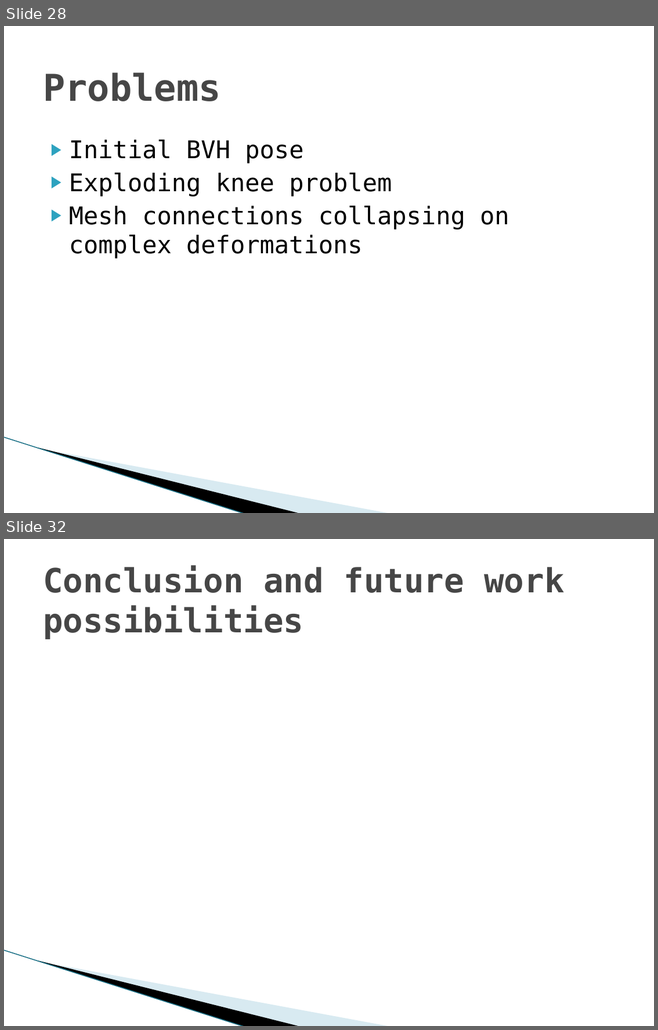
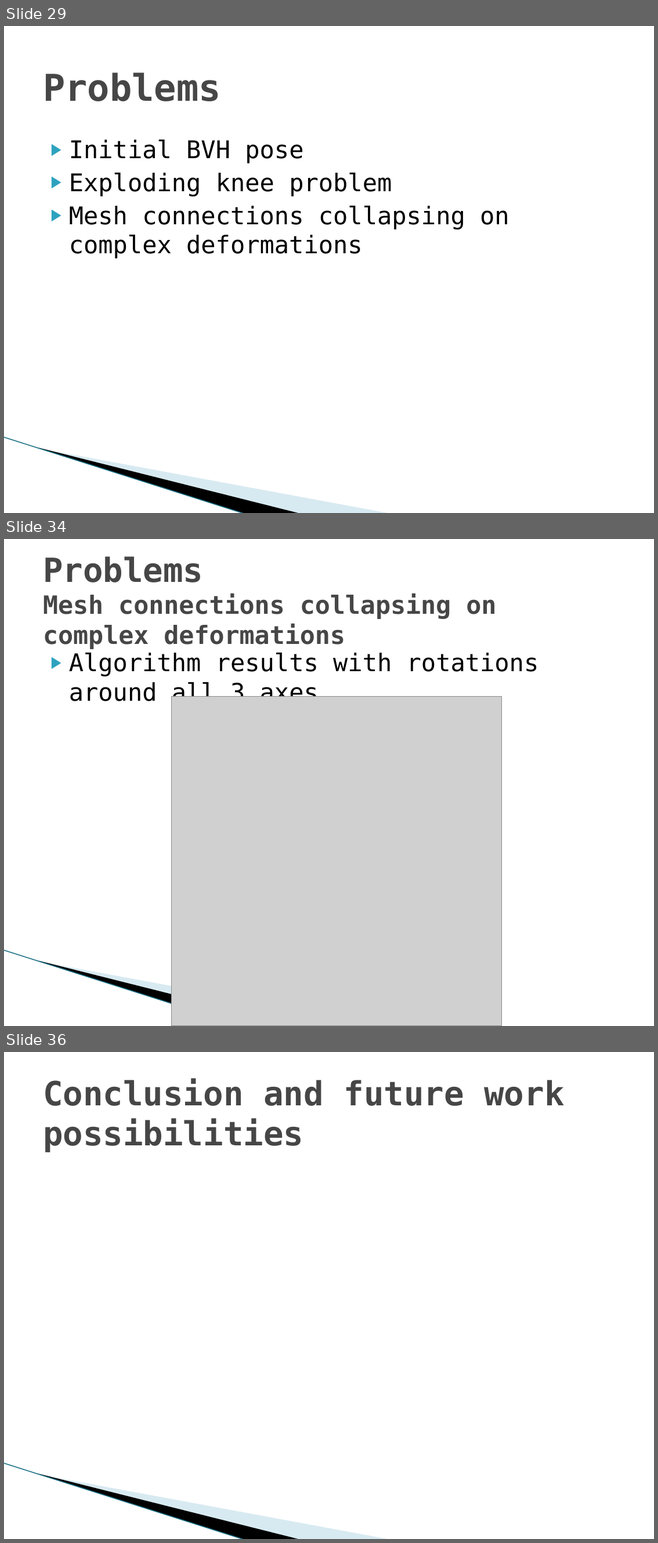
Before and after one commit to hobama/cvg01, a slide deck: docs/Presentation/Presentation.pptx. Shown one above the other, each under a label of ours: slides 28 and 32 before the commit, slides 29, 34 and 36 after it; the slides between them are not shown. The pictures are 658x1030 and 658x1543 pixels, drawn with LibreOffice and Linux fonts; fonts in the diff are those of the drawing; grey boxes stand for pictures; background and template pictures are left out. Boxes give left, top, right and bottom in pixels: in the first picture for what was removed or moved away, otherwise in the second. Text is boxed around its words. In the diff, an @@ line names an element or a change of style, - is before the commit and + after.

```diff
--- a/docs/Presentation/Presentation.pptx
+++ b/docs/Presentation/Presentation.pptx
@@ slide 34 added at <box>4,539,654,1026</box>, background #FFFFFF; not listed: 3 template elements that a slide beside it also shows @@
@@ title added at <box>43,556,496,649</box>, 27.9 pt, text #464646, bold @@
+Problems
+Mesh connections collapsing on complex deformations
@@ text added at <box>69,653,539,701</box>, 27 pt, text #000000 @@
+▶ Algorithm results with rotations around all 3 axes.
@@ picture added at <box>172,696,502,1026</box> @@
@@ what was slide 28 is now slide 29 @@
@@ what was slide 32 is now slide 36 @@
```
Also in this commit, not shown: 7 slides changed, 3 other slides added.
